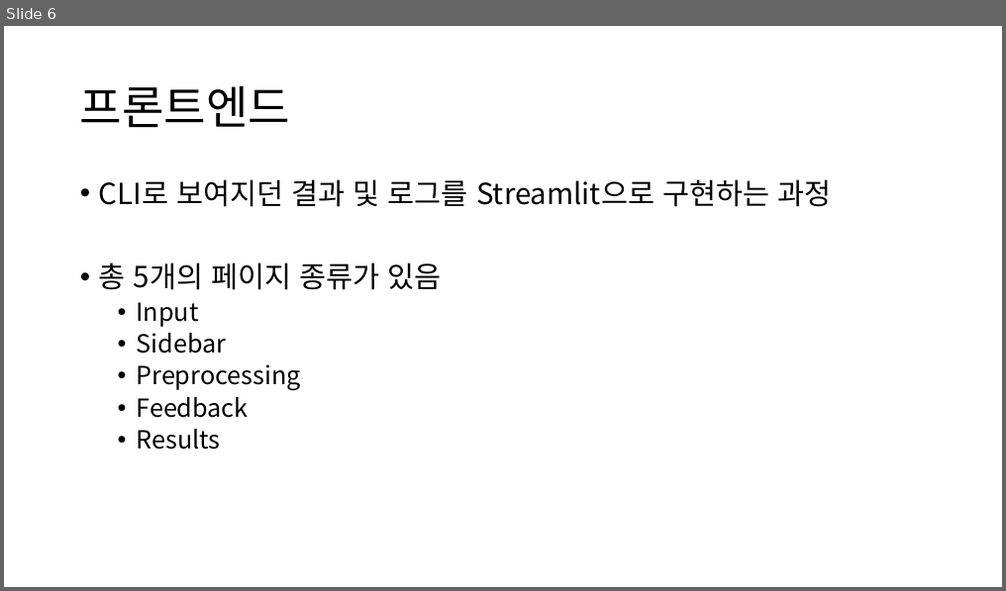
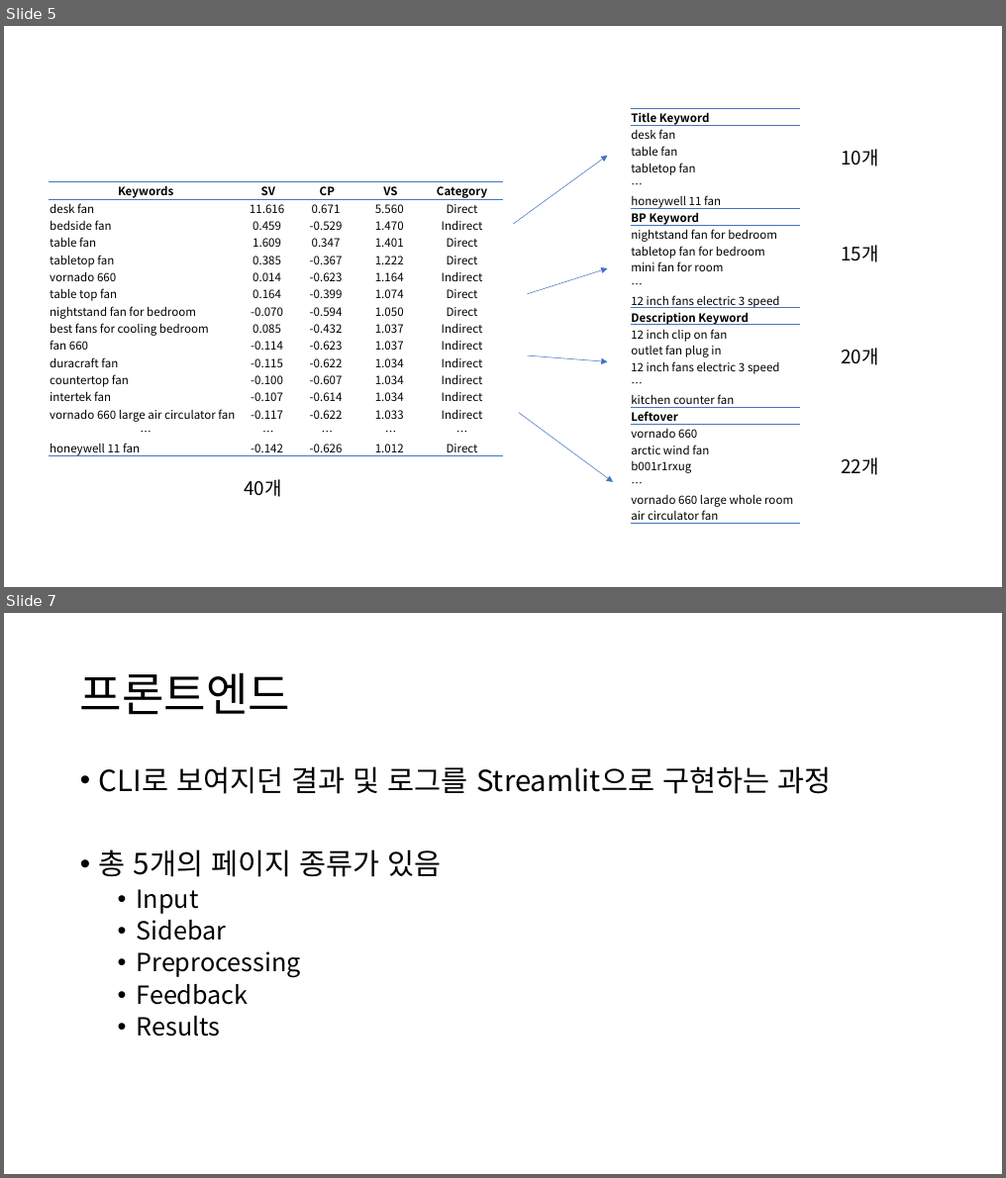
Before and after one commit to semistone97/pjt-SEO, a slide deck: jskim/키워드 기반 리스팅 최적화 에이전트 - 구현파트.pptx. Shown one above the other, each under a label of ours: slide 6 before the commit, slides 5 and 7 after it; the slides between them are not shown. The pictures are 1006x591 and 1006x1178 pixels, drawn with LibreOffice and Linux fonts; fonts in the diff are those of the drawing. Boxes give left, top, right and bottom in pixels: in the first picture for what was removed or moved away, otherwise in the second. Text is boxed around its words. In the diff, an @@ line names an element or a change of style, - is before the commit and + after.

```diff
--- a/jskim/키워드 기반 리스팅 최적화 에이전트 - 구현파트.pptx
+++ b/jskim/키워드 기반 리스팅 최적화 에이전트 - 구현파트.pptx
@@ slide 5 added at (4,26,1002,587), background #FFFFFF @@
@@ table added at (631,109,801,528), 24 rows, 1 columns @@
+Title Keyword
+desk fan
+table fan
+tabletop fan
+…
+honeywell 11 fan
+BP Keyword
+nightstand fan for bedroom
+tabletop fan for bedroom
+mini fan for room
+…
+12 inch fans electric 3 speed
+Description Keyword
+12 inch clip on fan
+outlet fan plug in
+12 inch fans electric 3 speed
+…
+kitchen counter fan
+Leftover
+vornado 660
+arctic wind fan
+b001r1rxug
+…
+vornado 660 large whole room air circulator fan
@@ arrow added from (513, 224) to (607, 156), #4472C4 0.5 pt @@
@@ text added at (841,149,878,167), 18 pt, text #000000 @@
+10개
@@ table added at (49,182,503,461), 16 rows, 5 columns @@
+Keywords | SV | CP | VS | Category
+desk fan | 11.616 | 0.671 | 5.560 | Direct
+bedside fan | 0.459 | -0.529 | 1.470 | Indirect
+table fan | 1.609 | 0.347 | 1.401 | Direct
+tabletop fan | 0.385 | -0.367 | 1.222 | Direct
+vornado 660 | 0.014 | -0.623 | 1.164 | Indirect
+table top fan | 0.164 | -0.399 | 1.074 | Direct
+nightstand fan for bedroom | -0.070 | -0.594 | 1.050 | Direct
+best fans for cooling bedroom | 0.085 | -0.432 | 1.037 | Indirect
+fan 660 | -0.114 | -0.623 | 1.037 | Indirect
+duracraft fan | -0.115 | -0.622 | 1.034 | Indirect
+countertop fan | -0.100 | -0.607 | 1.034 | Indirect
+intertek fan | -0.107 | -0.614 | 1.034 | Indirect
+vornado 660 large air circulator fan | -0.117 | -0.622 | 1.033 | Indirect
+… | … | … | … | …
+honeywell 11 fan | -0.142 | -0.626 | 1.012 | Direct
@@ text added at (841,245,878,263), 18 pt, text #000000 @@
+15개
@@ arrow added from (528, 294) to (607, 269), #4472C4 0.5 pt @@
@@ text added at (841,348,878,366), 18 pt, text #000000 @@
+20개
@@ arrow added from (528, 356) to (607, 363), #4472C4 0.5 pt @@
@@ arrow added from (519, 413) to (614, 482), #4472C4 0.5 pt @@
@@ text added at (841,458,878,475), 18 pt, text #000000 @@
+22개
@@ text added at (244,479,281,497), 18 pt, text #000000 @@
+40개
@@ what was slide 6 is now slide 7 @@
```
Also in this commit, not shown: 7 slides changed, 1 other slide added, 1 slide removed, 3 other files.
